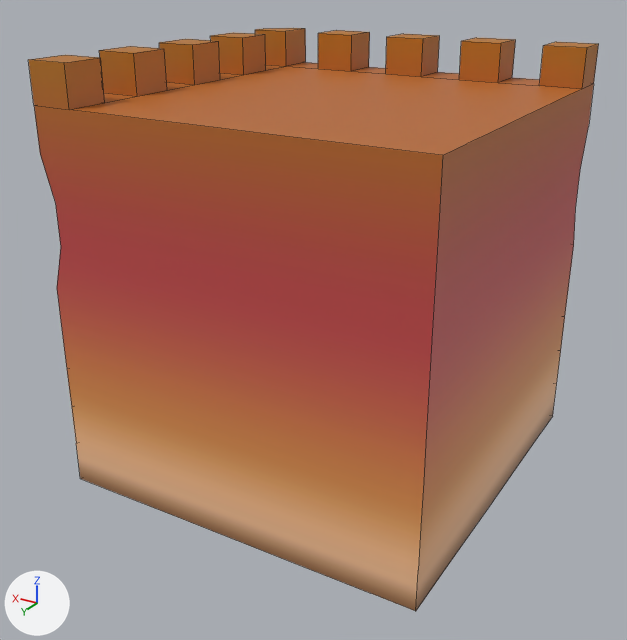
The FBX model Assets/Models/TileSets/Tileset 1/fort1.001.fbx as it was, and as the next commit left it.
One viewpoint serves both versions: a 50 mm camera at (-1.077, 1.896, 0.831) aimed at (0.016, 0.074, -0.08). Every picture has the same lights, and +X, +Y and +Z are marked at lower left. Mesh edges are drawn as thin lines. Where no turn or scale is listed for an object, it has been applied to the vertices.

Before the edit, the objects in view are built like this:
```python
me_cube_036 = bpy.data.meshes.new('Cube.036')
me_cube_036.from_pydata(...)  # 374 vertices, 309 faces; spans x -0.5..0.5, y -0.5..0.5, z -0.5..0.6
me_cube_036.materials.append(mat_foundationtexture)  # picture img_badnorthtilesettexture_jpg
ob_fort1_001 = bpy.data.objects.new('fort1.001', me_cube_036)
ob_fort1_001.location = (0.0, 0.0, 0.0)
```
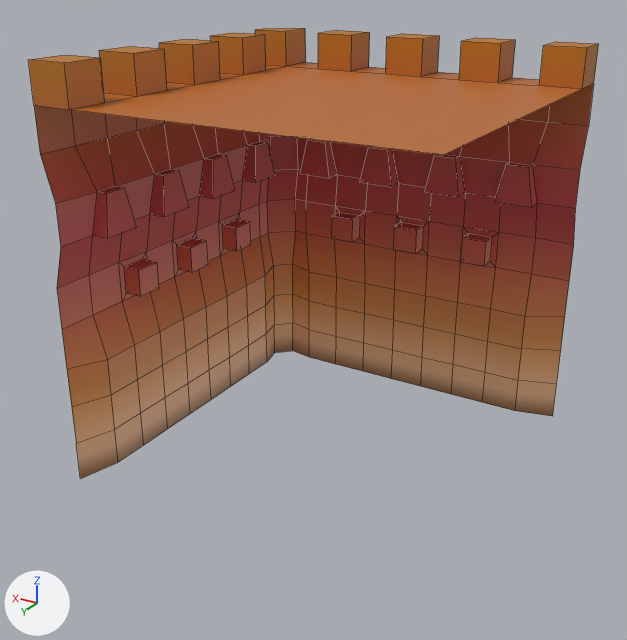
Boxes [x1, y1, x2, y2] around the edits, measured in the pictures (627 x 640 px):
'fort1.001', reshaped (23% shorter): before [28, 28, 599, 611]; after [28, 28, 599, 479]
part 1 of me_cube_036, deleted (brown): before [34, 84, 594, 611]

What changed in the scene script:
```text
Change me_cube_036:
    used by ob_fort1_001; location = (0.0, 0.0, 0.0)
    remove me_cube_036.from_pydata(...)  # 374 vertices, 309 faces; spans x -0.5..0.5, y -0.5..0.5, z -0.5..0.6
    add me_cube_036.from_pydata(...)  # 349 vertices, 306 faces; spans x -0.5..0.5, y -0.5..0.5, z -0.5..0.6
    me_cube_036 part 1
    25 vertices are removed from x -0.5..0.389, y -0.389..0.5, z -0.5..0.389
    3 faces are deleted
```
